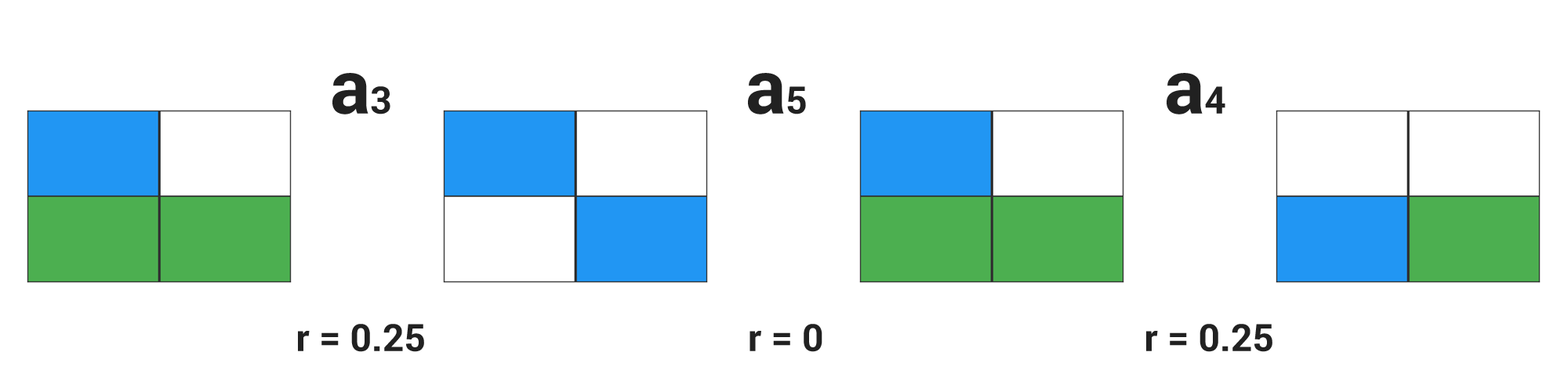
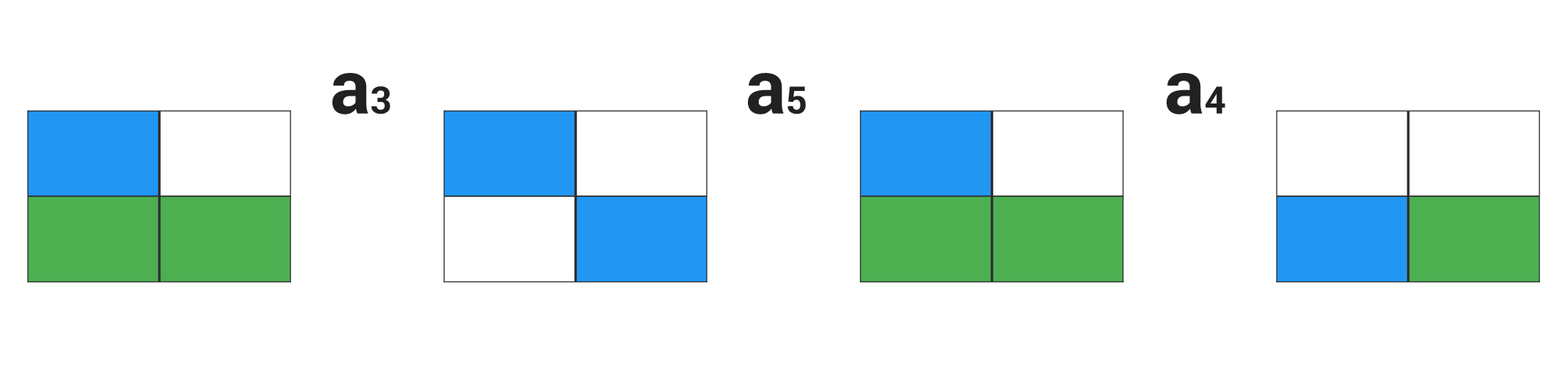
Two versions of the same layered image (1568px x 392px). Layer-by-layer changes:
hid "r = 0" over [749, 323, 823, 353]
hid "r = 0.25 copy" over [1146, 323, 1273, 353]
hid "r = 0.25" over [297, 323, 425, 353]
